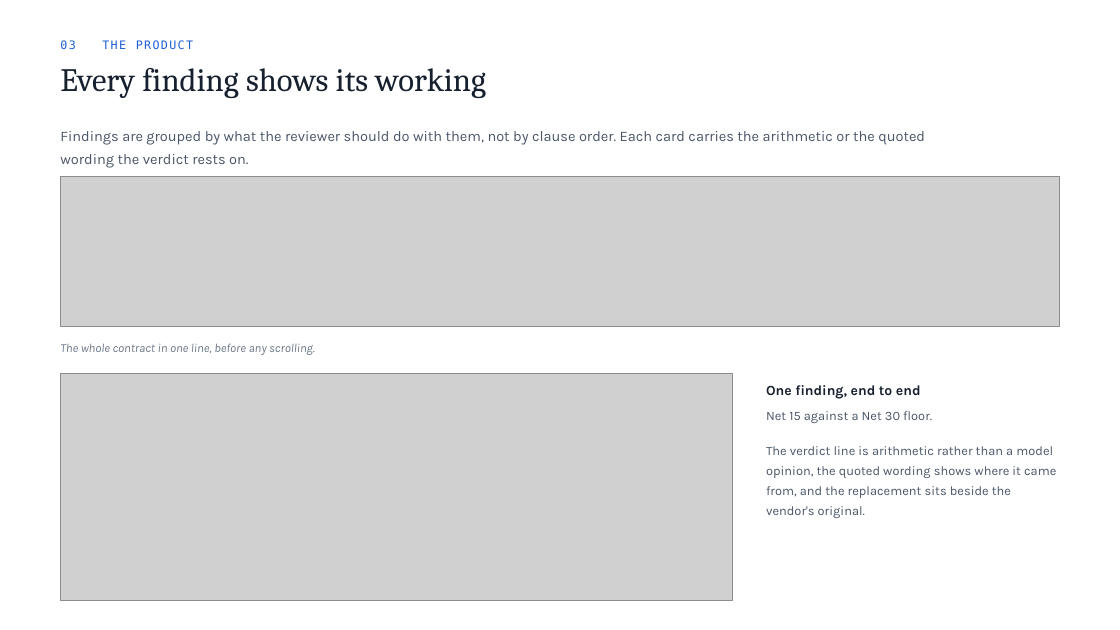
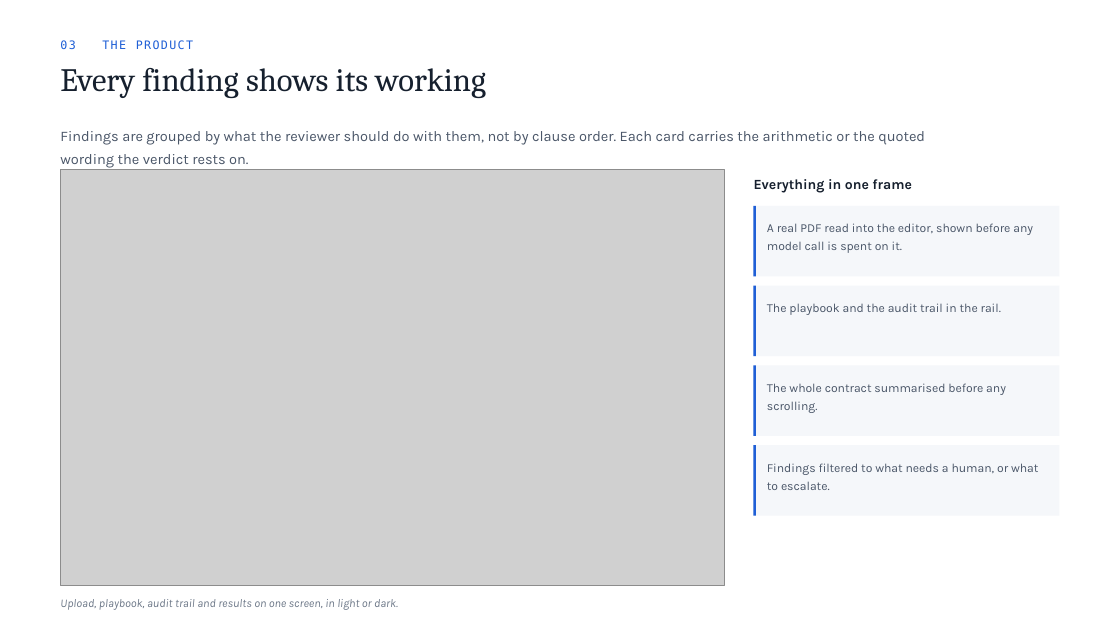
Before and after one commit to Rn-sripathi/Zycus, a slide deck: slide 3 of docs/Zycus_Redlining_Agent_Deck.pptx. Drawn at 1120x630 pixels with LibreOffice and Linux fonts; fonts in the diff are those of the drawing; grey boxes stand for pictures. Boxes give left, top, right and bottom in pixels: in the first picture for what was removed or moved away, otherwise in the second. Text is boxed around its words. In the diff, an @@ line names an element or a change of style, - is before the commit and + after.

```diff
--- a/docs/Zycus_Redlining_Agent_Deck.pptx
+++ b/docs/Zycus_Redlining_Agent_Deck.pptx
@@ picture: place and size @@
-picture at box(60, 176, 1060, 327)
+picture at box(60, 170, 724, 586)
@@ text at box(754, 179, 912, 193): text changed; size 10.5 to 12 pt; text colour #6D7888 to #16202E; bold on; italic off @@
-The whole contract in one line, before any scrolling.
+Everything in one frame
@@ rectangle added at box(754, 206, 1060, 276), fill #F5F7FA @@
@@ rectangle added at box(754, 206, 756, 276), fill #1F5FD6 @@
@@ text at box(767, 223, 1033, 253): text changed; size 11 to 10.5 pt @@
-Net 15 against a Net 30 floor.
-The verdict line is arithmetic rather than a model opinion, the quoted wording shows where it came from, and the replacement sits beside the vendor's original.
+A real PDF read into the editor, shown before any model call is spent on it.
@@ rectangle added at box(754, 286, 1060, 356), fill #F5F7FA @@
@@ rectangle added at box(754, 286, 756, 356), fill #1F5FD6 @@
@@ text added at box(767, 303, 1001, 315), 10.5 pt, text #4A5668 @@
+The playbook and the audit trail in the rail.
@@ picture removed at box(60, 374, 733, 601) @@
@@ rectangle added at box(754, 365, 1060, 436), fill #F5F7FA @@
@@ rectangle added at box(754, 365, 756, 436), fill #1F5FD6 @@
@@ text removed at box(766, 385, 921, 399) @@
-One finding, end to end
@@ text added at box(767, 383, 1006, 413), 10.5 pt, text #4A5668 @@
+The whole contract summarised before any scrolling.
@@ rectangle added at box(754, 445, 1060, 516), fill #F5F7FA @@
@@ rectangle added at box(754, 445, 756, 516), fill #1F5FD6 @@
@@ text added at box(767, 463, 1038, 490), 10.5 pt, text #4A5668 @@
+Findings filtered to what needs a human, or what to escalate.
@@ text added at box(60, 599, 398, 610), 10 pt, text #6D7888, italic @@
+Upload, playbook, audit trail and results on one screen, in light or dark.
```
Also in this commit, not shown: 3 other slides changed, 8 other files.
